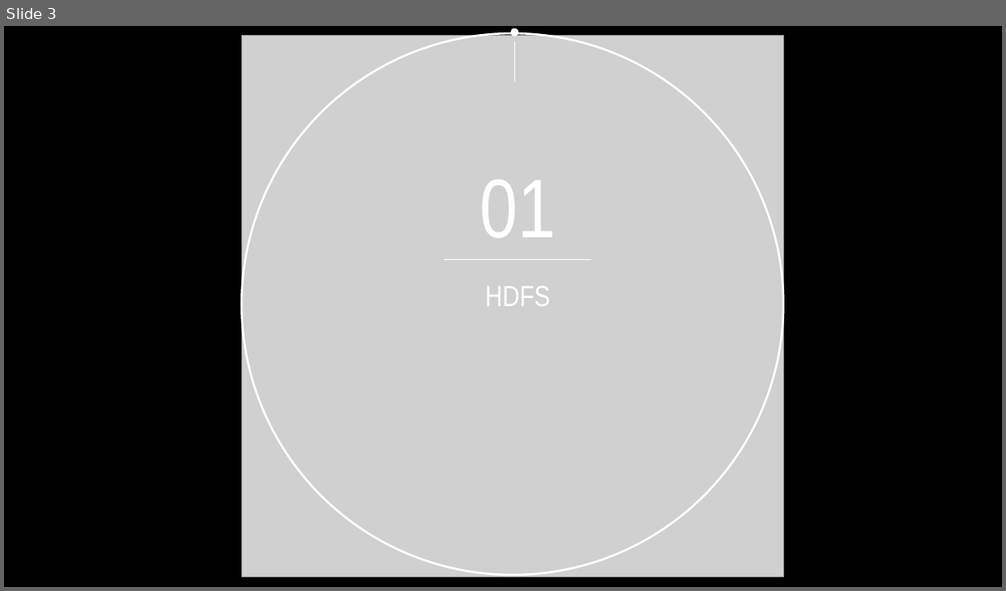
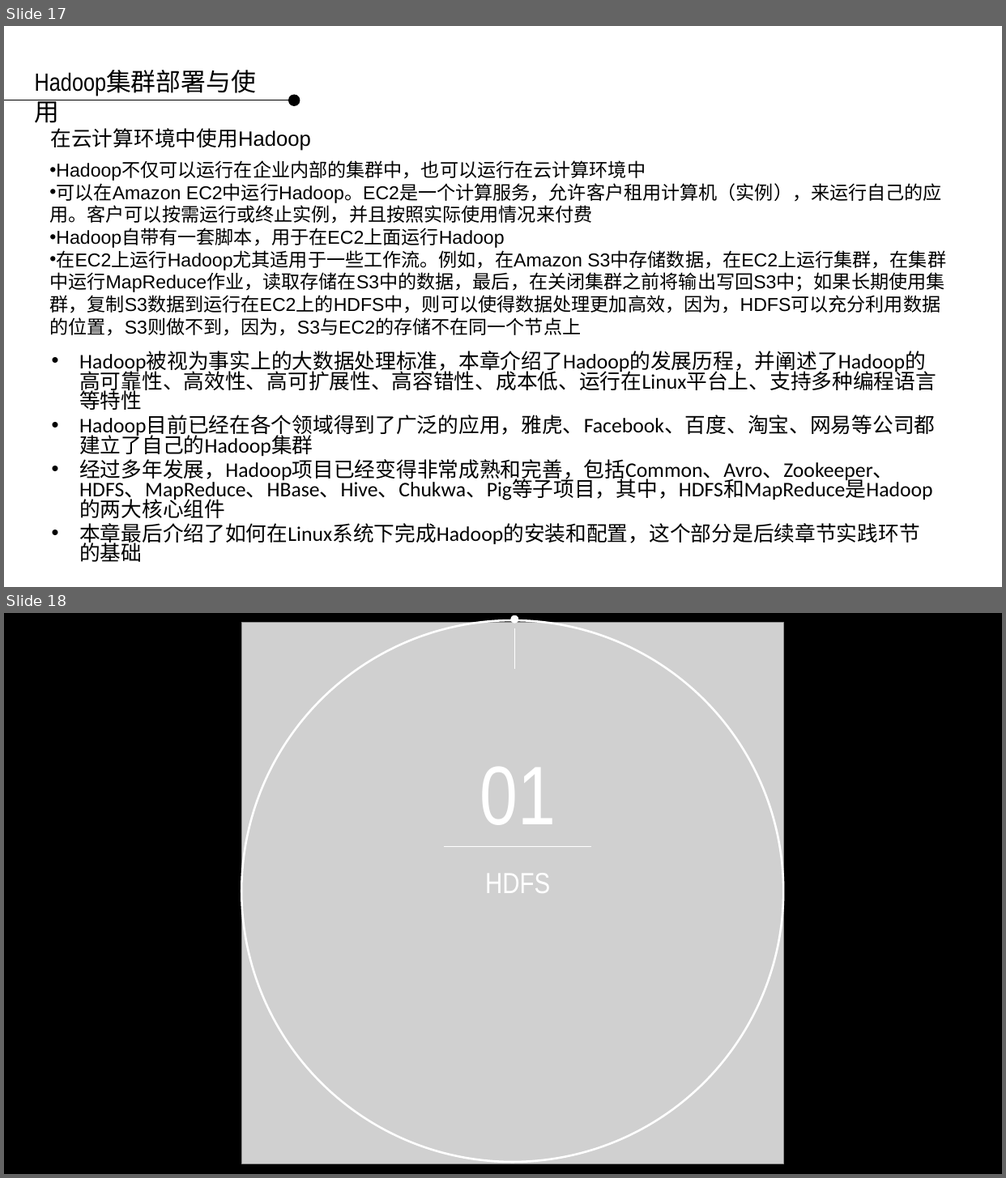
Before and after one commit to applepip/Big_Data, a slide deck: 数据采集系统-清华王宇新/数据采集系统 - 数据存储 第四讲.pptx. Shown one above the other, each under a label of ours: slide 3 before the commit, slides 17 and 18 after it. The pictures are 1006x591 and 1006x1178 pixels, drawn with LibreOffice and Linux fonts; fonts in the diff are those of the drawing; grey boxes stand for pictures; background and template pictures are left out. Boxes give left, top, right and bottom in pixels: in the first picture for what was removed or moved away, otherwise in the second. Text is boxed around its words. In the diff, an @@ line names an element or a change of style, - is before the commit and + after.

```diff
--- a/数据采集系统-清华王宇新/数据采集系统 - 数据存储 第四讲.pptx
+++ b/数据采集系统-清华王宇新/数据采集系统 - 数据存储 第四讲.pptx
@@ slide 17 added at (x1=4, y1=26, x2=1002, y2=587), background picture (left out) @@
@@ text added at (x1=27, y1=62, x2=286, y2=100), 24 pt, text #000000 @@
+Hadoop集群部署与使用
@@ ellipse added at (x1=288, y1=95, x2=300, y2=107), fill #000000 @@
@@ line added from (4, 100) to (288, 100), #000000 0.75 pt @@
@@ text added at (x1=51, y1=128, x2=311, y2=151), 20 pt, text #000000 @@
+在云计算环境中使用Hadoop
@@ text added at (x1=49, y1=160, x2=946, y2=336), 18 pt, text #000000 @@
+• Hadoop不仅可以运行在企业内部的集群中，也可以运行在云计算环境中
+• 可以在Amazon EC2中运行Hadoop。EC2是一个计算服务，允许客户租用计算机（实例），来运行自己的应用。客户可以按需运行或终止实例，并且按照实际使用情况来付费
+• Hadoop自带有一套脚本，用于在EC2上面运行Hadoop
+• 在EC2上运行Hadoop尤其适用于一些工作流。例如，在Amazon S3中存储数据，在EC2上运行集群，在集群中运行MapReduce作业，读取存储在S3中的数据，最后，在关闭集群之前将输出写回S3中；如果长期使用集群，复制S3数据到运行在EC2上的HDFS中，则可以使得数据处理更加高效，因为，HDFS可以充分利用数据的位置，S3则做不到，因为，S3与EC2的存储不在同一个节点上
@@ text added at (x1=79, y1=352, x2=936, y2=562), 20 pt, text #000000 @@
+• Hadoop被视为事实上的大数据处理标准，本章介绍了Hadoop的发展历程，并阐述了Hadoop的高可靠性、高效性、高可扩展性、高容错性、成本低、运行在Linux平台上、支持多种编程语言等特性
+• Hadoop目前已经在各个领域得到了广泛的应用，雅虎、Facebook、百度、淘宝、网易等公司都建立了自己的Hadoop集群
+• 经过多年发展，Hadoop项目已经变得非常成熟和完善，包括Common、Avro、Zookeeper、HDFS、MapReduce、HBase、Hive、Chukwa、Pig等子项目，其中，HDFS和MapReduce是Hadoop的两大核心组件
+• 本章最后介绍了如何在Linux系统下完成Hadoop的安装和配置，这个部分是后续章节实践环节的基础
@@ what was slide 3 is now slide 18 @@
```
Also in this commit, not shown: 14 other slides added, 13 slides removed.
